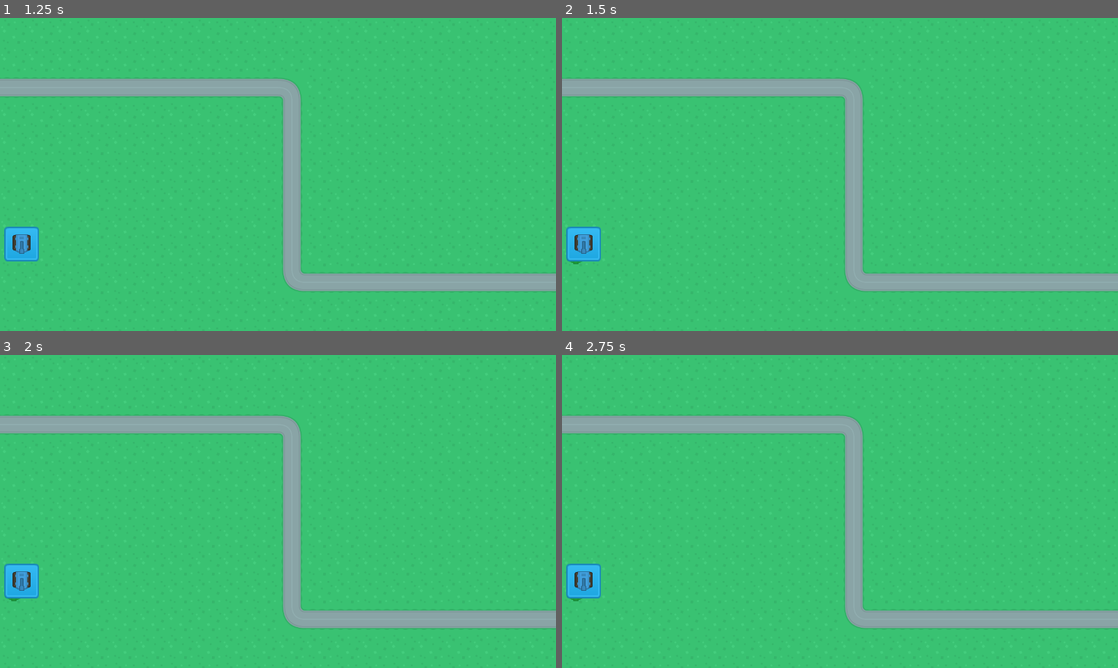
Above: before the commit, frames 1-4 (two rows, left to right).
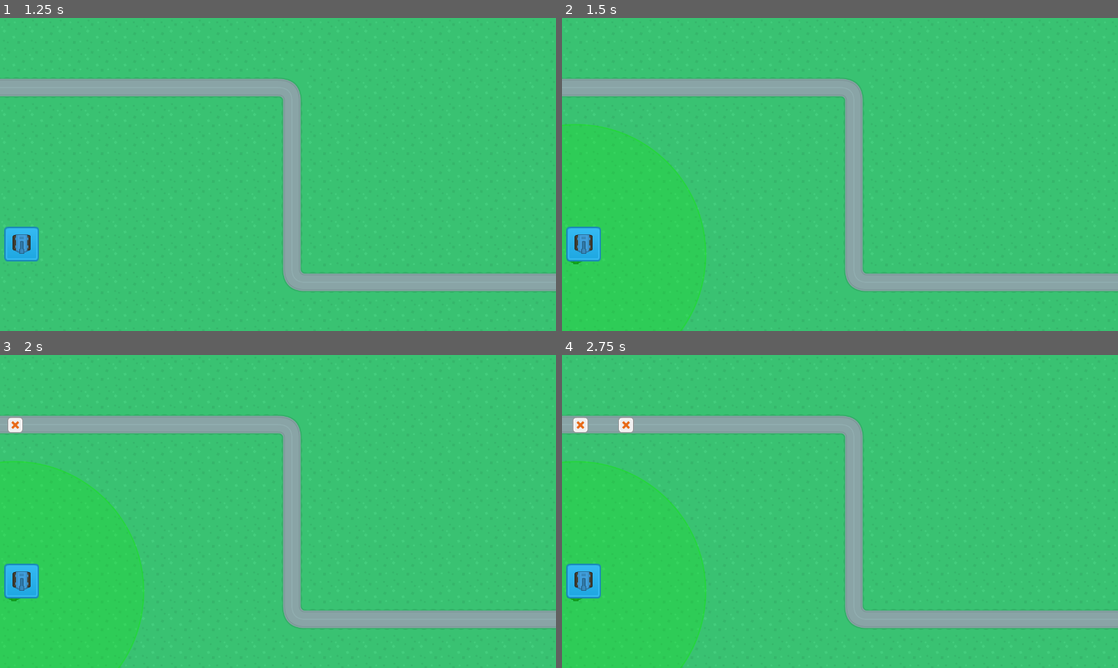
Above: after the commit, the same moments.

Repository: jamesxiu/cms_tower_defense
Game: Godot game, scene res://scene_handler.tscn
The game is run twice, just before and just after one commit, with the same random seed, the same clock (stepped at 60 frames per second) and the same inputs.
Inputs (mouse positions are in pixels of both pictures, inside the frame that each line leads up to):
- Up to frame 1 (1.25 s): click "New Game" at 0.5 s
- Up to frame 2 (1.5 s): click (584, 243) at 1.25 s
- Up to frame 3 (2 s): no input
- Up to frame 4 (2.75 s): click (584, 580) at 2 s

Frame 1 is identical in both runs. In frame 2, 14% of the frame differs, in the area x 0-26%, y 33-100%; in frame 3, 14%; in frame 4, 14%, in the area x 0-26%, y 19-100%.

Commit message:
Waves of enemies now spawn

Diff:
--- /dev/null
+++ b/Scenes/Enemies/enemy_1.gd
@@ -0,0 +1,8 @@
+extends PathFollow2D
+
+# Called every frame. 'delta' is the elapsed time since the previous frame.
+func _physics_process(delta):
+	move(delta)
+
+func move(delta):
+	set_progress(get_progress() + GameData.enemy_data['enemy_1']['speed'] * delta)
--- /dev/null
+++ b/Scenes/Enemies/enemy_1.tscn
@@ -0,0 +1,19 @@
+[gd_scene load_steps=4 format=3 uid="uid://b23pej50g5686"]
+
+[ext_resource type="Script" path="res://Scenes/Enemies/enemy_1.gd" id="1_vvs60"]
+[ext_resource type="Texture2D" uid="uid://bugs6y2st1s4q" path="res://Assets/Enemies/red_boxCross.png" id="2_icd7a"]
+
+[sub_resource type="RectangleShape2D" id="RectangleShape2D_7jka7"]
+size = Vector2(36, 36)
+
+[node name="Enemy1" type="PathFollow2D"]
+loop = false
+script = ExtResource("1_vvs60")
+
+[node name="CharacterBody2D" type="CharacterBody2D" parent="."]
+
+[node name="Sprite2D" type="Sprite2D" parent="CharacterBody2D"]
+texture = ExtResource("2_icd7a")
+
+[node name="CollisionShape2D" type="CollisionShape2D" parent="CharacterBody2D"]
+shape = SubResource("RectangleShape2D_7jka7")
--- a/Scenes/MainScenes/UI.gd
+++ b/Scenes/MainScenes/UI.gd
@@ -4,8 +4,17 @@
 	var drag_tower = load("res://Scenes/Towers/" + tower_type + ".tscn").instantiate()
 	drag_tower.set_name("DragTower")
 	drag_tower.modulate = Color("0fe908b4")
+
+	var range_texture = Sprite2D.new()
+	var texture_pos = Vector2(0,0)
+	var scaling = GameData.tower_data[tower_type]['range']/600
+	range_texture.texture = load("res://Assets/UI/range_overlay.png")
+	range_texture.modulate = Color("0fe908b4")
+	range_texture.set_name("RangeTexture")
+
 	var control = Control.new()
 	control.add_child(drag_tower, true)
+	control.add_child(range_texture, true)
 	control.position = mouse_position
 	control.set_name("TowerPreview")
 	add_child(control, true)
@@ -13,5 +22,6 @@
 
 func update_tower_preview(new_position, color):
 	get_node("TowerPreview").position = new_position
-	if get_node("TowerPreview").modulate != Color(color):
-		get_node("TowerPreview").modulate = Color(color)
+	if get_node("TowerPreview/DragTower").modulate != Color(color):
+		get_node("TowerPreview/RangeTexture").modulate = Color(color)
+		get_node("TowerPreview/DragTower").modulate = Color(color)
--- a/Scenes/MainScenes/game_scene.gd
+++ b/Scenes/MainScenes/game_scene.gd
@@ -3,14 +3,19 @@
 var map_node
 var build_mode = false
 var build_valid = false
+var build_tile
 var build_location
 var build_type
+
+var current_wave = 0
+var enemies_in_wave = 0
 
 # Called when the node enters the scene tree for the first time.
 func _ready():
 	map_node = get_node("Map1")
 	for b in get_tree().get_nodes_in_group("build_buttons"):
 		b.connect("pressed", self.initiate_build_node.bind(b.get_name()))
+	start_next_wave()
 
 # Called every frame. 'delta' is the elapsed time since the previous frame.
 func _process(delta):
@@ -24,15 +29,36 @@
 	elif event.is_action_released('ui_cancel') and build_mode:
 		cancel_build_mode()
 
+#WAVE FUNCS
+func start_next_wave():
+	var wave_data = retrieve_wave_data()
+	await get_tree().create_timer(1).timeout
+	spawn_enemies(wave_data)
+
+func retrieve_wave_data():
+	#[enemy_name, timeout]
+	var wave_data = [['enemy_1', 0.7], ['enemy_1', 0,1]]
+	current_wave +=1
+	enemies_in_wave = wave_data.size()
+	return wave_data
+
+func spawn_enemies(wave_data):
+	for enemy in wave_data:
+		var new_enemy = load("res://Scenes/Enemies/" + enemy[0] + ".tscn").instantiate()
+		map_node.get_node("Path").add_child(new_enemy, true)
+		await get_tree().create_timer(enemy[1]).timeout
+
+#BUILDING FUNCS
 func initiate_build_node(tower_type):
-	if !build_mode:
-		build_type = tower_type
-		build_mode = true
-		get_node("UI").set_tower_preview(tower_type, get_global_mouse_position())
+	if build_mode:
+		cancel_build_mode()
+	build_type = tower_type
+	build_mode = true
+	get_node("UI").set_tower_preview(tower_type, get_global_mouse_position())
 
 func update_tower_preview():
 	var mouse_position = get_global_mouse_position()
-	var path_node = map_node.get_node("Path")
+	var path_node = map_node.get_node("TowerExclusion")
 	var current_tile = path_node.local_to_map(mouse_position)
 	var tile_position = path_node.map_to_local(current_tile)
 	if path_node.get_cell_source_id(0, current_tile) == -1:
@@ -43,6 +69,7 @@
 				return
 		get_node("UI").update_tower_preview(tile_position, '0fe908b4')
 		build_valid = true
+		build_tile = current_tile
 		build_location = tile_position
 	else:
 		get_node("UI").update_tower_preview(tile_position, 'e9080878')
@@ -59,3 +86,4 @@
 		var new_tower = load("res://Scenes/Towers/" + build_type + ".tscn").instantiate()
 		new_tower.position = build_location
 		map_node.get_node("Towers").add_child(new_tower, true)
+		map_node.get_node("TowerExclusion").set_cell(0, build_tile, 5)
--- a/Scenes/Maps/map_1.tscn
+++ b/Scenes/Maps/map_1.tscn
@@ -1,7 +1,8 @@
-[gd_scene load_steps=7 format=3 uid="uid://lnbdnt263e17"]
+[gd_scene load_steps=12 format=3 uid="uid://lnbdnt263e17"]
 
 [ext_resource type="Texture2D" uid="uid://cjxrdhagyekce" path="res://Assets/Environment/Tilesets/terrain_tiles.png" id="1_1bole"]
 [ext_resource type="PackedScene" uid="uid://b5dqly28tx48m" path="res://Scenes/Maps/tower_1.tscn" id="2_72uhu"]
+[ext_resource type="Texture2D" uid="uid://c5no5jkywdlgq" path="res://Assets/Environment/Tilesets/Obstructed.png" id="2_b5im7"]
 
 [sub_resource type="TileSetAtlasSource" id="TileSetAtlasSource_j22bd"]
 texture = ExtResource("1_1bole")
@@ -93,12 +94,33 @@
 6:1/0/terrains_peering_bit/left_side = 0
 6:1/0/terrains_peering_bit/top_side = 0
 
+[sub_resource type="TileSetAtlasSource" id="TileSetAtlasSource_osqg0"]
+texture_region_size = Vector2i(64, 64)
+
+[sub_resource type="TileSetAtlasSource" id="TileSetAtlasSource_jwsh1"]
+texture = ExtResource("1_1bole")
+texture_region_size = Vector2i(64, 64)
+
+[sub_resource type="TileSetAtlasSource" id="TileSetAtlasSource_7r6of"]
+texture = ExtResource("2_b5im7")
+texture_region_size = Vector2i(64, 64)
+1:0/0 = 0
+
 [sub_resource type="TileSet" id="TileSet_oflw2"]
 tile_size = Vector2i(64, 64)
 terrain_set_0/mode = 2
 terrain_set_0/terrain_0/name = "Path"
 terrain_set_0/terrain_0/color = Color(0.694118, 0.0901961, 0.313726, 1)
 sources/0 = SubResource("TileSetAtlasSource_ynpk6")
+sources/1 = SubResource("TileSetAtlasSource_osqg0")
+sources/2 = SubResource("TileSetAtlasSource_jwsh1")
+sources/3 = SubResource("TileSetAtlasSource_7r6of")
+
+[sub_resource type="Curve2D" id="Curve2D_hpq6c"]
+_data = {
+"points": PackedVector2Array(0, 0, 0, 0, -30, 161, 0, 0, 0, 0, 648, 161, 0, 0, 0, 0, 672, 186, 0, 0, 0, 0, 672, 584, 0, 0, 0, 0, 695, 608, 0, 0, 0, 0, 1309, 609)
+}
+point_count = 6
 
 [node name="Map1" type="Node2D"]
 
@@ -107,7 +129,7 @@
 format = 2
 layer_0/tile_data = PackedInt32Array(-1, 1, 0, 65535, 1, 0, 131071, 1, 0, 196607, 1, 0, 262143, 1, 0, 327679, 1, 0, 393 …(3801 unchanged characters)…
 
-[node name="Path" type="TileMap" parent="."]
+[node name="TowerExclusion" type="TileMap" parent="."]
 tile_set = SubResource("TileSet_oflw2")
 format = 2
 layer_0/tile_data = PackedInt32Array(131072, 131072, 0, 131073, 131072, 0, 131074, 131072, 0, 131075, 131072, 0, 131076 …(462 unchanged characters)…
@@ -115,3 +137,6 @@
 [node name="Towers" type="Node2D" parent="."]
 
 [node name="Tower1" parent="Towers" instance=ExtResource("2_72uhu")]
+
+[node name="Path" type="Path2D" parent="."]
+curve = SubResource("Curve2D_hpq6c")
--- /dev/null
+++ b/Singletons/GameData.gd
@@ -0,0 +1,13 @@
+extends Node
+
+var tower_data = {
+	"tower_1": {
+		"range": 300
+	}
+}
+
+var enemy_data = {
+	"enemy_1": {
+		'speed': 150
+	}
+}
--- a/project.godot
+++ b/project.godot
@@ -14,6 +14,10 @@
 run/main_scene="res://scene_handler.tscn"
 config/features=PackedStringArray("4.0", "GL Compatibility")
 config/icon="res://icon.svg"
+
+[autoload]
+
+GameData="*res://Singletons/GameData.gd"
 
 [display]
 
Binary file added: Assets/Enemies/red_boxCross.png
Not shown, added: Assets/Enemies/red_boxCross.png.import
Binary file added: Assets/Environment/Tilesets/Obstructed.png
Not shown, added: Assets/Environment/Tilesets/Obstructed.png.import
Binary file added: Assets/UI/range_overlay.png
Not shown, added: Assets/UI/range_overlay.png.import
Not shown, changed: Assets/.DS_Store
Not shown, added: Scenes/Towers/.DS_Store
